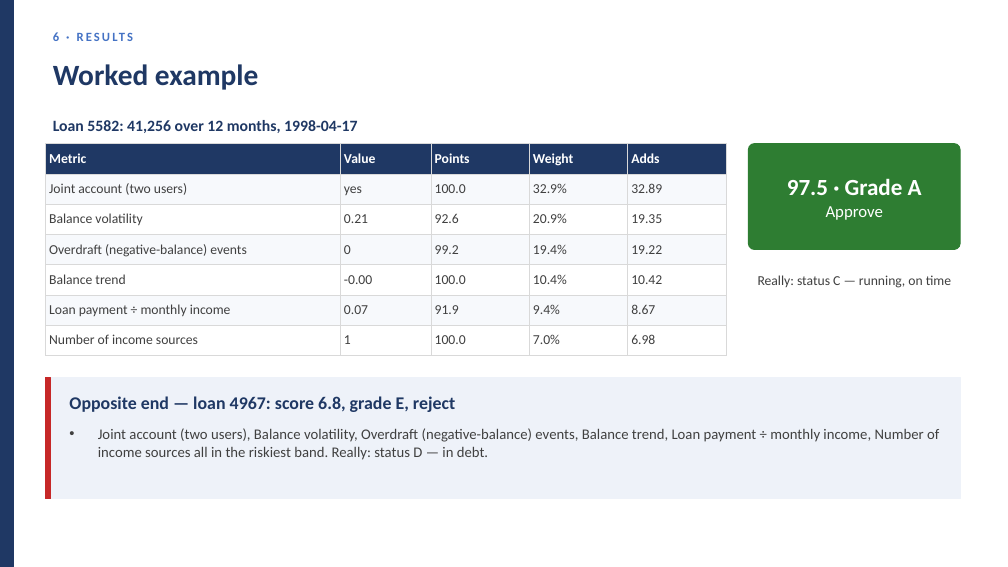
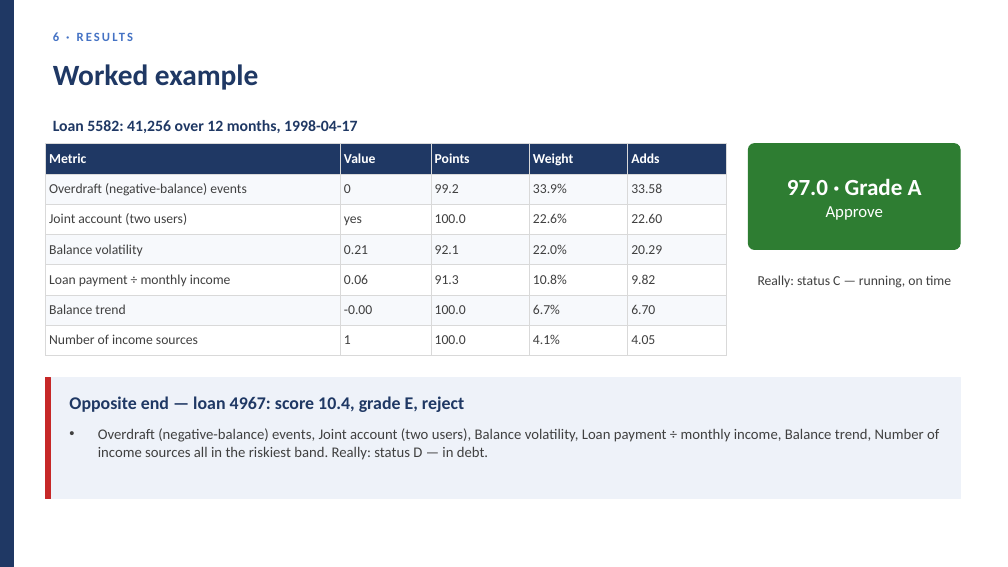
Before and after one commit to huotrithy/da-assignment-risk-scoring, a slide deck: slide 17 of docs/Stage3_Presentation.pptx. Drawn at 1008x567 pixels with LibreOffice and Linux fonts; fonts in the diff are those of the drawing. Boxes give left, top, right and bottom in pixels: in the first picture for what was removed or moved away, otherwise in the second. Text is boxed around its words. In the diff, an @@ line names an element or a change of style, - is before the commit and + after.

```diff
--- a/docs/Stage3_Presentation.pptx
+++ b/docs/Stage3_Presentation.pptx
@@ table at <box>45,144,726,348</box> @@
-row 2: Joint account (two users) | yes | 100.0 | 32.9% | 32.89
+row 2: Overdraft (negative-balance) events | 0 | 99.2 | 33.9% | 33.58
-row 3: Balance volatility | 0.21 | 92.6 | 20.9% | 19.35
+row 3: Joint account (two users) | yes | 100.0 | 22.6% | 22.60
-row 4: Overdraft (negative-balance) events | 0 | 99.2 | 19.4% | 19.22
+row 4: Balance volatility | 0.21 | 92.1 | 22.0% | 20.29
-row 5: Balance trend | -0.00 | 100.0 | 10.4% | 10.42
+row 5: Loan payment ÷ monthly income | 0.06 | 91.3 | 10.8% | 9.82
-row 6: Loan payment ÷ monthly income | 0.07 | 91.9 | 9.4% | 8.67
+row 6: Balance trend | -0.00 | 100.0 | 6.7% | 6.70
-row 7, column 4: 7.0%
+row 7, column 4: 4.1%
-row 7, column 5: 6.98
+row 7, column 5: 4.05
@@ text at <box>787,178,922,195</box>: text changed @@
-97.5 · Grade A
+97.0 · Grade A
@@ text at <box>69,396,464,412</box>: text changed @@
-Opposite end — loan 4967: score 6.8, grade E, reject
+Opposite end — loan 4967: score 10.4, grade E, reject
@@ text at <box>98,428,939,460</box>: text changed @@
-• Joint account (two users), Balance volatility, Overdraft (negative-balance) events, Balance trend, Loan payment ÷ monthly income, Number of income sources all in the riskiest band. Really: status D — in debt.
+• Overdraft (negative-balance) events, Joint account (two users), Balance volatility, Loan payment ÷ monthly income, Balance trend, Number of income sources all in the riskiest band. Really: status D — in debt.
```
Also in this commit, not shown: 8 other slides changed, 25 other files.
